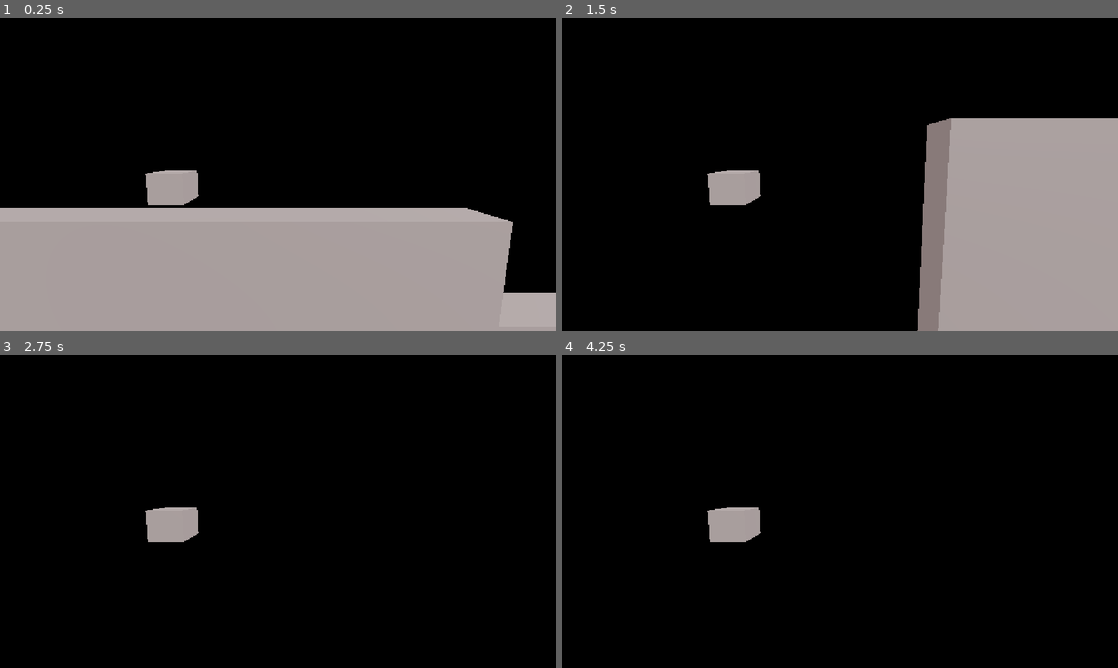
Above: before the commit, frames 1-4 (two rows, left to right).
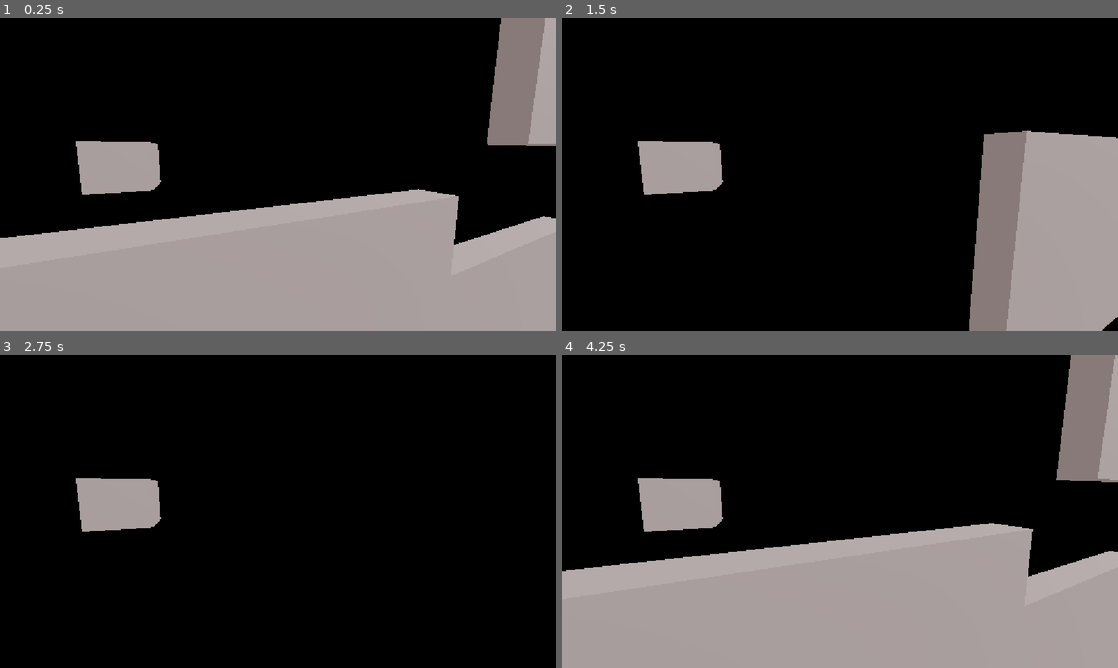
Above: after the commit, the same moments.

Repository: zommerfelds/hover-craft-gmtk-2026
Game: Godot game, scene res://main_scene.tscn
The game is run twice, just before and just after one commit, with the same random seed, the same clock (stepped at 60 frames per second) and the same inputs.
Inputs:
- Up to frame 1 (0.25 s): no input
- Up to frame 2 (1.5 s): hold Space (thrust) 0.53-1.28 s
- Up to frame 3 (2.75 s): hold Space (thrust) from 2.03 s (still down)
- Up to frame 4 (4.25 s): tap Enter at 2.75 s; tap Backspace (reset, bound only after the commit) at 3.5, 4.15 s; release Space (thrust) at 3.53 s

The runs differ from the first frame. In frame 1, 14% of the frame differs, in the area x 0-100%, y 0-88%; in frame 2, 15%; in frame 3, 3.0%; in frame 4, 45%, in the area x 0-100%, y 0-100%.

Commit message:
playing with PID and physics

Diff:
--- a/main_scene.tscn
+++ b/main_scene.tscn
@@ -20,7 +20,7 @@
 script = ExtResource("1_0f027")
 
 [node name="Camera3D" type="Camera3D" parent="Player" unique_id=1845939483]
-transform = Transform3D(1, 0, 0, 0, 0.9935106, 0.11373962, 0, -0.11373962, 0.9935106, 2.1657848, 0.7267097, 4.210821)
+transform = Transform3D(0.91558605, 0.045737207, -0.39951253, 0, 0.9935106, 0.11373961, 0.40212205, -0.104138404, 0.9096445, 0.76719964, 0.19132745, 3.3219032)
 
 [node name="PlayerVisual" type="CSGCombiner3D" parent="Player" unique_id=1783345853]
 
@@ -31,57 +31,59 @@
 transform = Transform3D(1, 0, 0, 0, 1, 0, 0, 0, 1, 0.0020751953, -0.0008624494, 0)
 shape = SubResource("BoxShape3D_t18f2")
 
+[node name="RayCast3D" type="RayCast3D" parent="Player" unique_id=1048577369]
+unique_name_in_owner = true
+target_position = Vector3(0, -10, 0)
+
 [node name="WorldEnvironment" type="WorldEnvironment" parent="." unique_id=1179679103]
 environment = SubResource("Environment_jp3p1")
 
 [node name="DirectionalLight3D" type="DirectionalLight3D" parent="." unique_id=1437710427]
 transform = Transform3D(0.860911, -0.16740502, 0.4804246, -0.27529672, 0.6408287, 0.71662426, -0.42783636, -0.74920905, 0.50561047, -2.7519145, 0, 5.2655764)
 
-[node name="StaticBody3D" type="StaticBody3D" parent="." unique_id=879947152]
-
-[node name="CSGCombiner3D" type="CSGCombiner3D" parent="StaticBody3D" unique_id=1486677997]
+[node name="CSGCombiner3D" type="CSGCombiner3D" parent="." unique_id=1486677997]
 use_collision = true
 
-[node name="CSGBox3D10" type="CSGBox3D" parent="StaticBody3D/CSGCombiner3D" unique_id=27216595]
+[node name="CSGBox3D10" type="CSGBox3D" parent="CSGCombiner3D" unique_id=27216595]
 transform = Transform3D(1, 0, 0, 0, 1, 0, 0, 0, 1, 78.906715, -1.013463, 0)
 size = Vector3(13.132446, 8.335083, 1)
 
-[node name="CSGBox3D" type="CSGBox3D" parent="StaticBody3D/CSGCombiner3D" unique_id=1797923692]
+[node name="CSGBox3D" type="CSGBox3D" parent="CSGCombiner3D" unique_id=1797923692]
 transform = Transform3D(1, 0, 0, 0, 1, 0, 0, 0, 1, 36.054512, -4.0802813, 0)
 size = Vector3(13.132446, 8.335083, 1)
 
-[node name="CSGBox3D2" type="CSGBox3D" parent="StaticBody3D/CSGCombiner3D" unique_id=1914256246]
+[node name="CSGBox3D2" type="CSGBox3D" parent="CSGCombiner3D" unique_id=1914256246]
 transform = Transform3D(1, 0, 0, 0, 1, 0, 0, 0, 1, 11.484503, -7.232144, 0)
 size = Vector3(13.132446, 8.335083, 1)
 
-[node name="CSGBox3D3" type="CSGBox3D" parent="StaticBody3D/CSGCombiner3D" unique_id=839381008]
+[node name="CSGBox3D3" type="CSGBox3D" parent="CSGCombiner3D" unique_id=839381008]
 transform = Transform3D(1, 0, 0, 0, 1, 0, 0, 0, 1, 41.520184, -1.2383578, 0)
 size = Vector3(13.132446, 8.335083, 1)
 
-[node name="CSGBox3D4" type="CSGBox3D" parent="StaticBody3D/CSGCombiner3D" unique_id=1275210832]
+[node name="CSGBox3D4" type="CSGBox3D" parent="CSGCombiner3D" unique_id=1275210832]
 transform = Transform3D(1, 0, 0, 0, 1, 0, 0, 0, 1, 18.021551, 4.6661215, 0)
 size = Vector3(13.132446, 8.335083, 1)
 
-[node name="CSGBox3D5" type="CSGBox3D" parent="StaticBody3D/CSGCombiner3D" unique_id=1586920460]
+[node name="CSGBox3D5" type="CSGBox3D" parent="CSGCombiner3D" unique_id=1586920460]
 transform = Transform3D(1, 0, 0, 0, 1, 0, 0, 0, 1, 49.22488, 8.873038, 0)
 size = Vector3(13.132446, 8.335083, 1)
 
-[node name="CSGBox3D6" type="CSGBox3D" parent="StaticBody3D/CSGCombiner3D" unique_id=1146365317]
+[node name="CSGBox3D6" type="CSGBox3D" parent="CSGCombiner3D" unique_id=1146365317]
 transform = Transform3D(1, 0, 0, 0, 1, 0, 0, 0, 1, 23.665127, -8.288952, 0)
 size = Vector3(13.132446, 8.335083, 1)
 
-[node name="CSGBox3D7" type="CSGBox3D" parent="StaticBody3D/CSGCombiner3D" unique_id=1662633030]
+[node name="CSGBox3D7" type="CSGBox3D" parent="CSGCombiner3D" unique_id=1662633030]
 transform = Transform3D(1, 0, 0, 0, 1, 0, 0, 0, 1, 61.142815, 3.277625, 0)
 size = Vector3(13.132446, 8.335083, 1)
 
-[node name="CSGBox3D8" type="CSGBox3D" parent="StaticBody3D/CSGCombiner3D" unique_id=54807089]
+[node name="CSGBox3D8" type="CSGBox3D" parent="CSGCombiner3D" unique_id=54807089]
 transform = Transform3D(1, 0, 0, 0, 1, 0, 0, 0, 1, 53.705177, -8.676886, 0)
 size = Vector3(13.132446, 8.335083, 1)
 
-[node name="CSGBox3D9" type="CSGBox3D" parent="StaticBody3D/CSGCombiner3D" unique_id=1942324633]
+[node name="CSGBox3D9" type="CSGBox3D" parent="CSGCombiner3D" unique_id=1942324633]
 transform = Transform3D(1, 0, 0, 0, 1, 0, 0, 0, 1, 66.01318, -7.784754, 0)
 size = Vector3(13.132446, 8.335083, 1)
 
-[node name="CSGBox3D11" type="CSGBox3D" parent="StaticBody3D/CSGCombiner3D" unique_id=806063239]
+[node name="CSGBox3D11" type="CSGBox3D" parent="CSGCombiner3D" unique_id=806063239]
 transform = Transform3D(1, 0, 0, 0, 1, 0, 0, 0, 1, 1.185852, -5.0515747, 0)
 size = Vector3(13.132446, 8.335083, 1)
--- /dev/null
+++ b/pid_controller.gd
@@ -0,0 +1,38 @@
+class_name PidController
+
+@export var params: PidControllerParams
+
+var integral: float = 0.0
+var last_current: float = 0.0
+var last_output: float = 0.0
+
+func _init(p: PidControllerParams):
+	params = p
+
+func calculate(target: float, current: float, delta: float) -> float:
+	var error = target - current
+	integral += error * delta
+	integral = clamp(integral, -params.max_integral, params.max_integral)
+
+	if params.derivative_input_smoothing > 0.0:
+		var alpha = 1.0 - exp(-delta / params.derivative_input_smoothing)
+		current = last_current + alpha * (current - last_current)
+
+	# This is a "type B" PID controller, which makes the derivative term not react to sudden changes in the target.
+	# https://apmonitor.com/pdc/index.php/Main/ProportionalIntegralDerivative
+	var derivative = - (current - last_current) / delta
+	var output = (params.p * error) + (params.i * integral) + (params.d * derivative)
+	'''EventBus.debug_set_key.emit(
+		params.resource_path.rsplit("/")[-1].rsplit(".")[0],
+		"e=%.3f e2=%.3f i=%.3f d=%.3f o=%.3f" % [error, (current - last_current) * 100, integral, derivative, output],
+		10
+	)'''
+
+	if params.output_smoothing > 0.0:
+		var alpha_output = 1.0 - exp(-delta / params.output_smoothing)
+		output = last_output + alpha_output * (output - last_output)
+	if params.max_output_magnitude > 0.0:
+		output = clamp(output, -params.max_output_magnitude, params.max_output_magnitude)
+	last_current = current
+	last_output = output
+	return output
--- /dev/null
+++ b/pid_controller_params.gd
@@ -0,0 +1,10 @@
+class_name PidControllerParams
+extends Resource
+
+@export var p: float
+@export var i: float
+@export var d: float
+@export var max_integral: float
+@export var max_output_magnitude: float = 0.0
+@export var derivative_input_smoothing: float = 0.0
+@export var output_smoothing: float = 0.0
--- /dev/null
+++ b/pid_params.tres
@@ -0,0 +1,11 @@
+[gd_resource type="Resource" script_class="PidControllerParams" format=3 uid="uid://pmrv6a6hr1ti"]
+
+[ext_resource type="Script" uid="uid://cllcd2l4udiff" path="res://pid_controller_params.gd" id="1_ljiun"]
+
+[resource]
+script = ExtResource("1_ljiun")
+p = 5.0
+d = 0.2
+max_integral = 0.5
+max_output_magnitude = 1.0
+metadata/_custom_type_script = "uid://cllcd2l4udiff"
--- a/player.gd
+++ b/player.gd
@@ -1,12 +1,33 @@
 extends RigidBody3D
+
+const stabilizer_y_pid_params = preload("res://pid_params.tres")
+@onready var pid_controller = PidController.new(stabilizer_y_pid_params)
 
 func _ready() -> void:
 	pass
 
 func _process(delta: float) -> void:
-	pass
+	if Input.is_action_just_pressed("reset"):
+		get_tree().reload_current_scene()
 
 func _physics_process(delta: float) -> void:
-	linear_velocity.x = 5
-	if Input.is_action_pressed("thrust"):
-		apply_force(Vector3(0, 30, 0))
+	linear_velocity.x = 3
+
+	var dist = 10.0
+	if %RayCast3D.is_colliding():
+		var hit_point = %RayCast3D.get_collision_point()
+		dist = %RayCast3D.global_position.distance_to(hit_point)
+
+	var thrust = 0
+
+
+	var pid_output = pid_controller.calculate(1, dist, delta)
+	print(pid_output, " ", dist)
+	thrust = max(0, 30 * pid_output)
+
+	if Input.is_action_pressed("thrust") and dist > 0.0:
+		#var thrust = 200 * max(0, 1-dist) + 5
+		#apply_force(Vector3(0, thrust, 0))
+		thrust = max(thrust, 30)
+
+	apply_force(Vector3(0, thrust, 0))
--- a/project.godot
+++ b/project.godot
@@ -29,6 +29,11 @@
 "events": [Object(InputEventKey,"resource_local_to_scene":false,"resource_name":"","device":-1,"window_id":0,"alt_press …(191 unchanged characters)…
 ]
 }
+reset={
+"deadzone": 0.2,
+"events": [Object(InputEventKey,"resource_local_to_scene":false,"resource_name":"","device":-1,"window_id":0,"alt_pressed":false,"shift_pressed":false,"ctrl_pressed":false,"meta_pressed":false,"pressed":false,"keycode":0,"physical_keycode":4194308,"key_label":0,"unicode":0,"location":0,"echo":false,"script":null)
+]
+}
 
 [physics]
 
Not shown, added: pid_controller.gd.uid
Not shown, added: pid_controller_params.gd.uid
